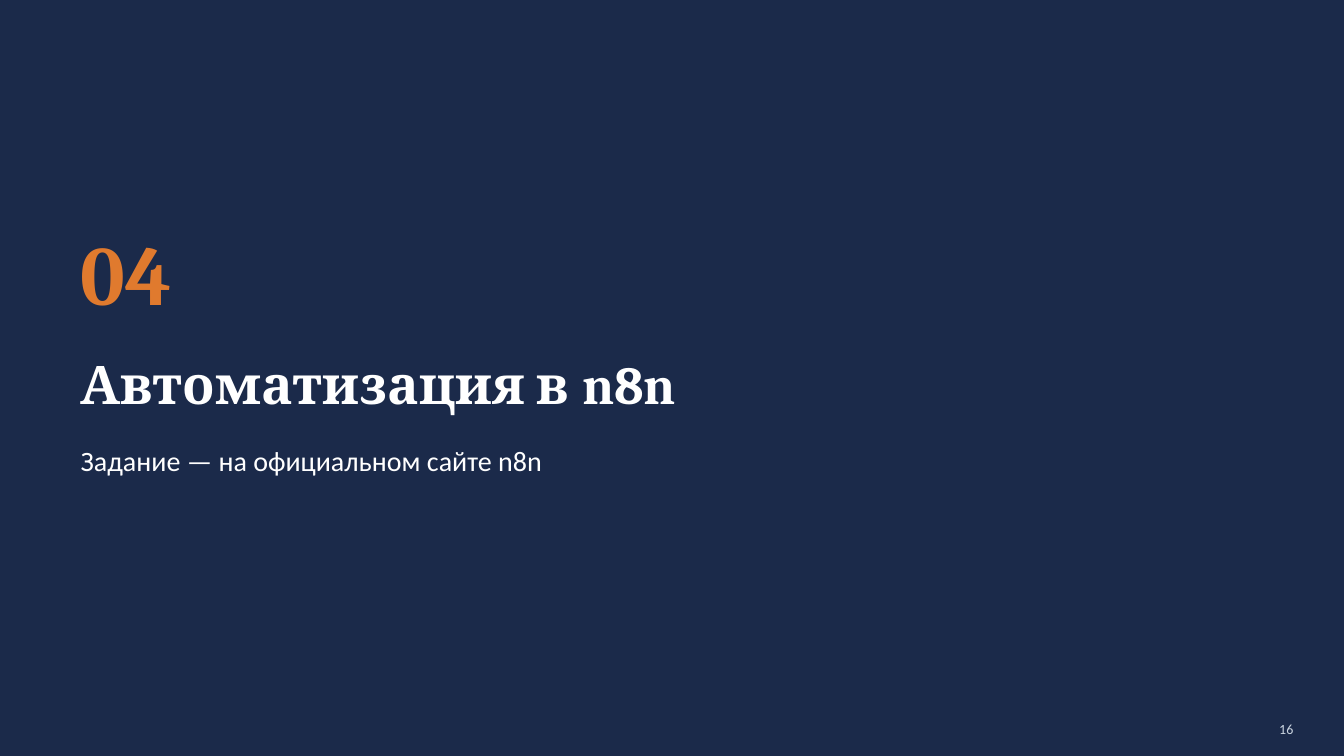
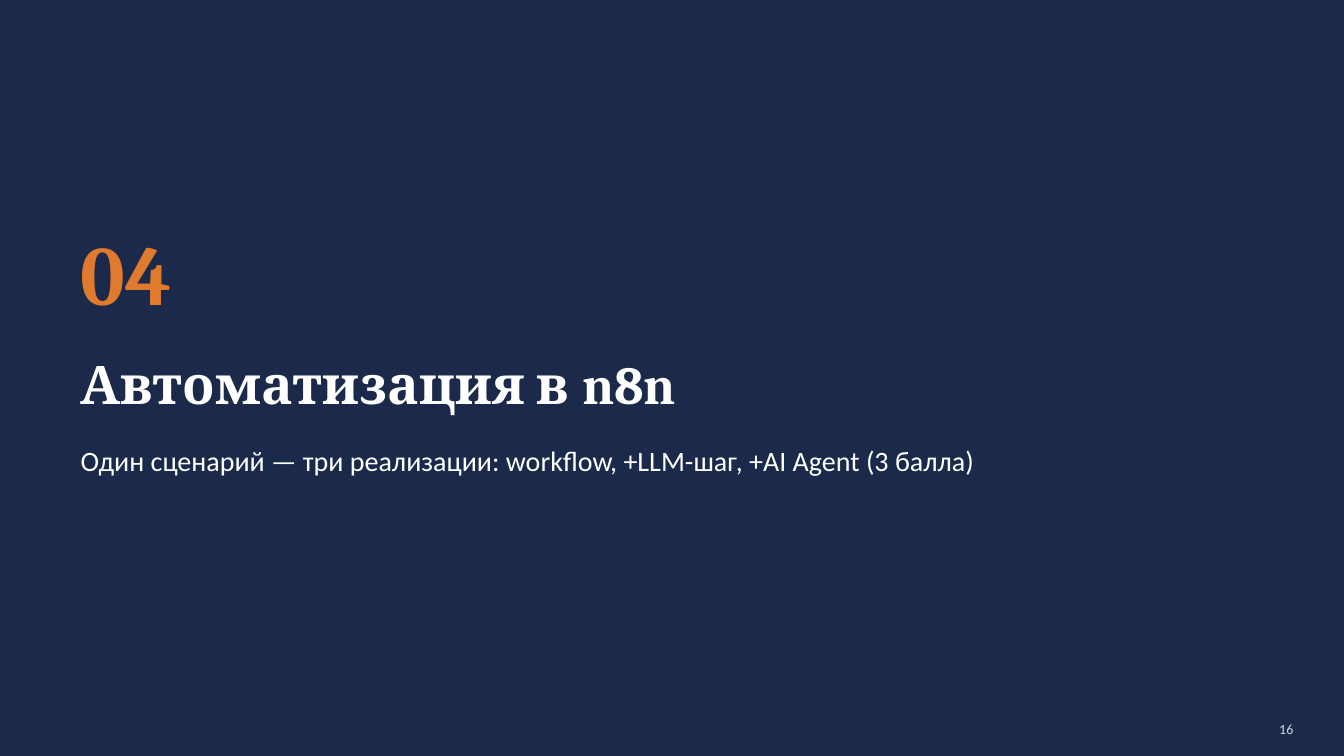
Before and after one commit to lpetrov02/aidd_week_04_mcp, a slide deck: slide 16 of materials/homework04_draft.pptx. Drawn at 1344x756 pixels with LibreOffice and Linux fonts; fonts in the diff are those of the drawing. Boxes give left, top, right and bottom in pixels: in the first picture for what was removed or moved away, otherwise in the second. Text is boxed around its words. In the diff, an @@ line names an element or a change of style, - is before the commit and + after.

```diff
--- a/materials/homework04_draft.pptx
+++ b/materials/homework04_draft.pptx
@@ text at (x1=81, y1=450, x2=974, y2=476): text changed @@
-Задание — на официальном сайте n8n
+Один сценарий — три реализации: workflow, +LLM-шаг, +AI Agent (3 балла)
```
Also in this commit, not shown: 2 other slides changed, 1 slide added, 1 slide removed, 4 other files.
